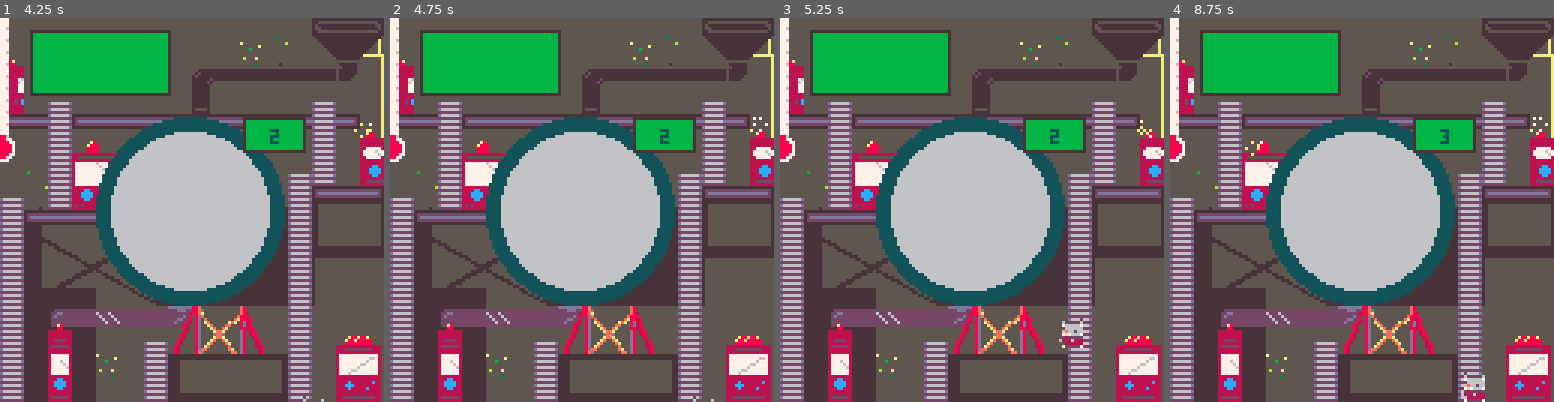
Above: before the commit, frames 1-4 (left to right).
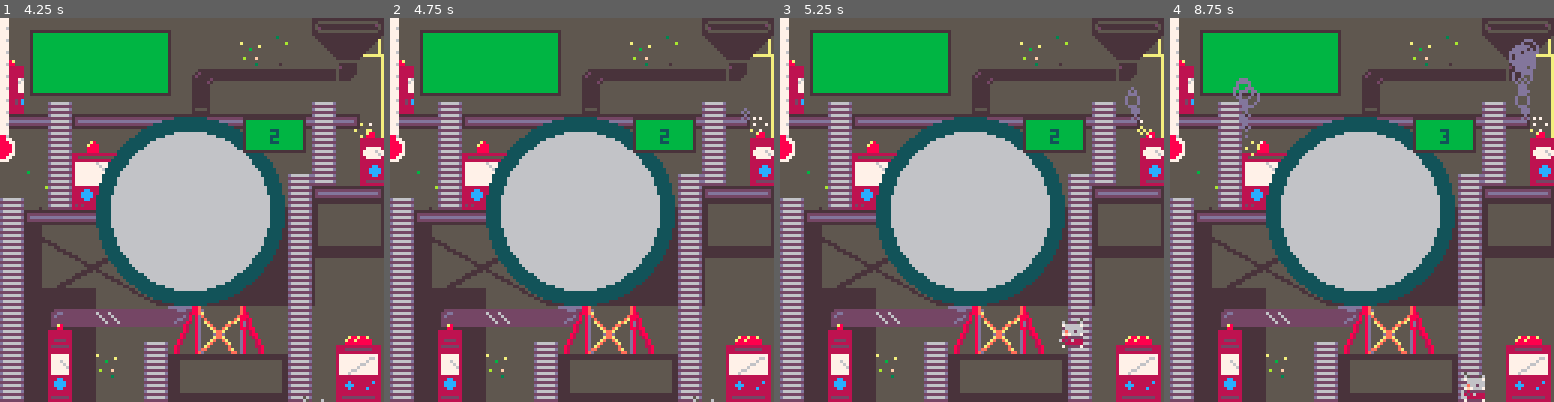
Above: after the commit, the same moments.

Repository: keatontate/gmtk-jam-2025
Game: PICO-8 cartridge src/loop-game.p8
Two runs of this game, one before a commit and one after it. Both use one fixed random seed, a clock stepped at 60 frames per second and the inputs below.
Inputs:
- Up to frame 1 (4.25 s): tap X (X key) at 0.33, 1.07, 1.85, 2.97, 4.08 s; tap O (Z key) at 0.7, 1.7, 2.1, 2.5, 2.9, 3.3, 3.7, 4.1 s; hold Right 1.6-2.1 s; hold Up 2.15-2.42 s; hold Right 2.47-3.03 s; hold Left 3.08-3.58 s; hold Down 3.63-3.97 s; hold Right from 4.02 s (still down)
- Up to frame 2 (4.75 s): tap O (Z key) at 4.5 s; release Right at 4.68 s; hold Up from 4.73 s (still down)
- Up to frame 3 (5.25 s): tap O (Z key) at 4.9 s; release Up at 5.03 s; hold Left from 5.08 s (still down); tap X (X key) at 5.2 s
- Up to frame 4 (8.75 s): tap O (Z key) every 0.4 s from 5.3 to 8.5 s; release Left at 5.68 s; hold Down 5.73-6.03 s; hold Right 6.08-6.58 s; tap X (X key) at 6.32, 7.43, 8.55 s; hold Right 6.63-7.13 s; hold Up 7.18-7.45 s; hold Right 7.5-8.07 s; hold Left 8.12-8.62 s; hold Down from 8.67 s (still down)

Frame 1 is identical in both runs. In frame 2, less than 0.1% of the frame differs, in the area x 91-94%, y 23-28%; in frame 3, 0.2%; in frame 4, 1.1%, in the area x 16-97%, y 5-32%.

Commit message:
Added procedurally generated smoke

Diff:
--- a/src/particles.lua
+++ b/src/particles.lua
@@ -11,12 +11,16 @@
 particle_locations = {}
 
 function start_particles(id, x, y)
+
+  -- check if it's already there
+  if (particle_locations[id] != nil) return
+
   particle_locations[id] = {}
   particle_locations[id].i = 0
   particle_locations[id].x = x
   particle_locations[id].y = y
   particle_locations[id].smoke_clouds = {}
-  particle_locations[id].smoke_y = y - 10
+  particle_locations[id].smoke_y = y
 end
 
 function stop_particles(id)
@@ -29,7 +33,16 @@
 
     -- random chance to add smoke
     if rnd() > 0.9 then
-      -- circfill()
+      -- note: x should get more spread out
+      -- as smoke_y decreases
+      local spread = (p.y - p.smoke_y) / 10
+      local x = p.x - spread + rnd(2 * spread)
+      local y = p.smoke_y
+      local size = rnd(2) + spread
+      local color = 4
+      add(p.smoke_clouds, {x=x, y=y, size=size, color=color})
+
+      p.smoke_y -= rnd(3)
     end
   end
 
@@ -39,5 +52,8 @@
 function draw_particles()
   for id, particle in pairs(particle_locations) do
     spr(smoke_sprites[flr(particle.i) + 1], particle.x, particle.y)
+    for c in all(particle.smoke_clouds) do
+      circ(c.x, c.y, c.size, c.color)
+    end
   end
 end
